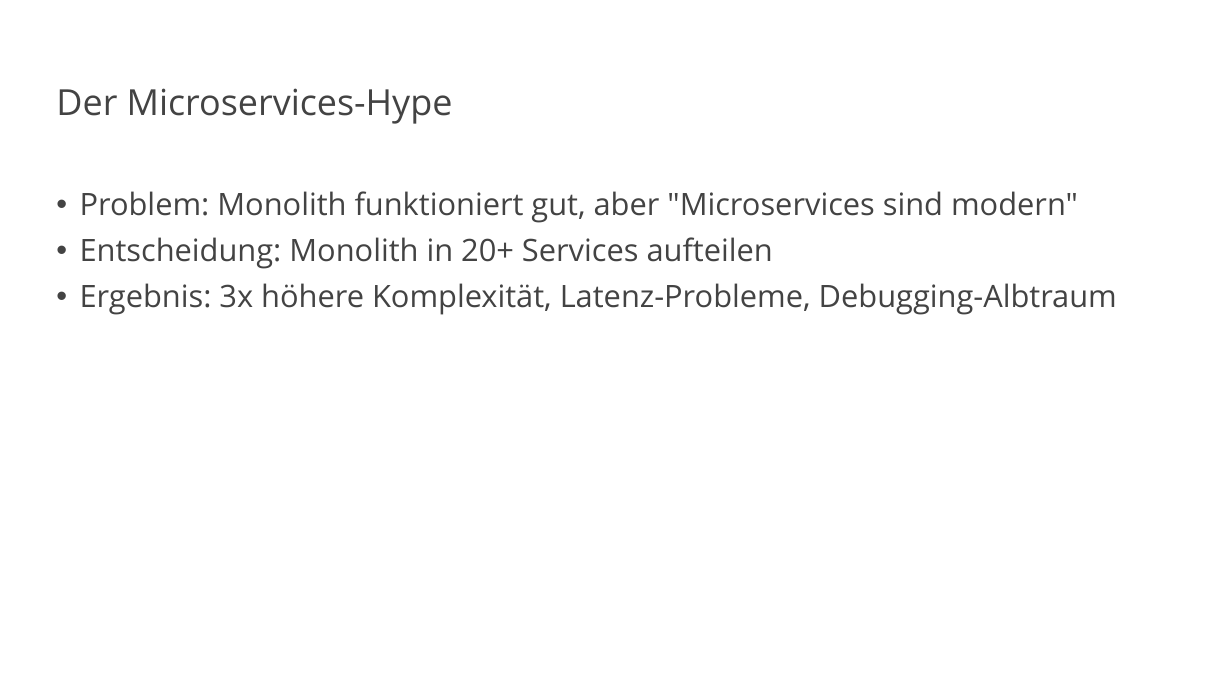
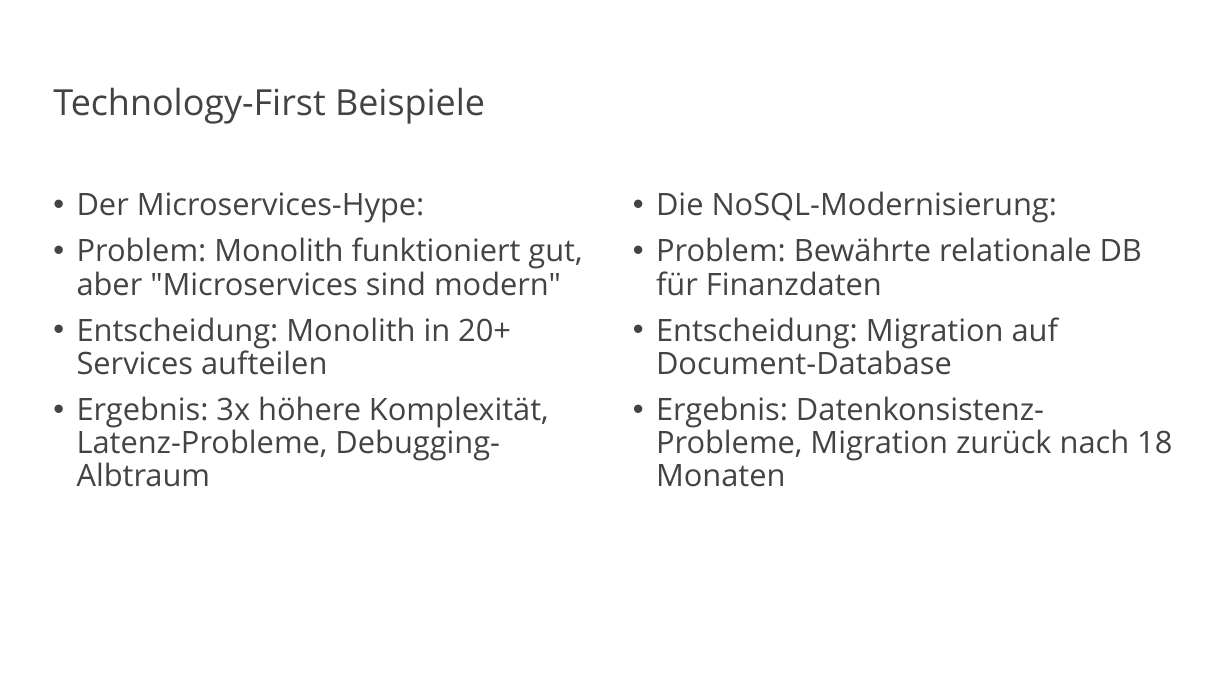
Before and after one commit to vanillacore-net/september-2025-telekom-training, a slide deck: slide 22 of presentations/powerpoint/intro-presentation.pptx (slide 37 before the commit). Drawn at 1232x693 pixels with LibreOffice and Linux fonts; fonts in the diff are those of the drawing; background and template pictures are left out. Boxes give left, top, right and bottom in pixels: in the first picture for what was removed or moved away, otherwise in the second. Text is boxed around its words. In the diff, an @@ line names an element or a change of style, - is before the commit and + after.

```diff
--- a/presentations/powerpoint/intro-presentation.pptx
+++ b/presentations/powerpoint/intro-presentation.pptx
@@ title at (53, 87, 485, 124): text changed @@
-Der Microservices-Hype
+Technology-First Beispiele
@@ text at (77, 192, 425, 223): paragraph added @@
+• Der Microservices-Hype:
@@ text added at (656, 191, 1172, 487), 24 pt, text #434343 @@
+• Die NoSQL-Modernisierung:
+• Problem: Bewährte relationale DB für Finanzdaten
+• Entscheidung: Migration auf Document-Database
+• Ergebnis: Datenkonsistenz-Probleme, Migration zurück nach 18 Monaten
```
Also in this commit, not shown: 21 other slides changed, 11 slides added, 43 slides removed, 2 other files.
